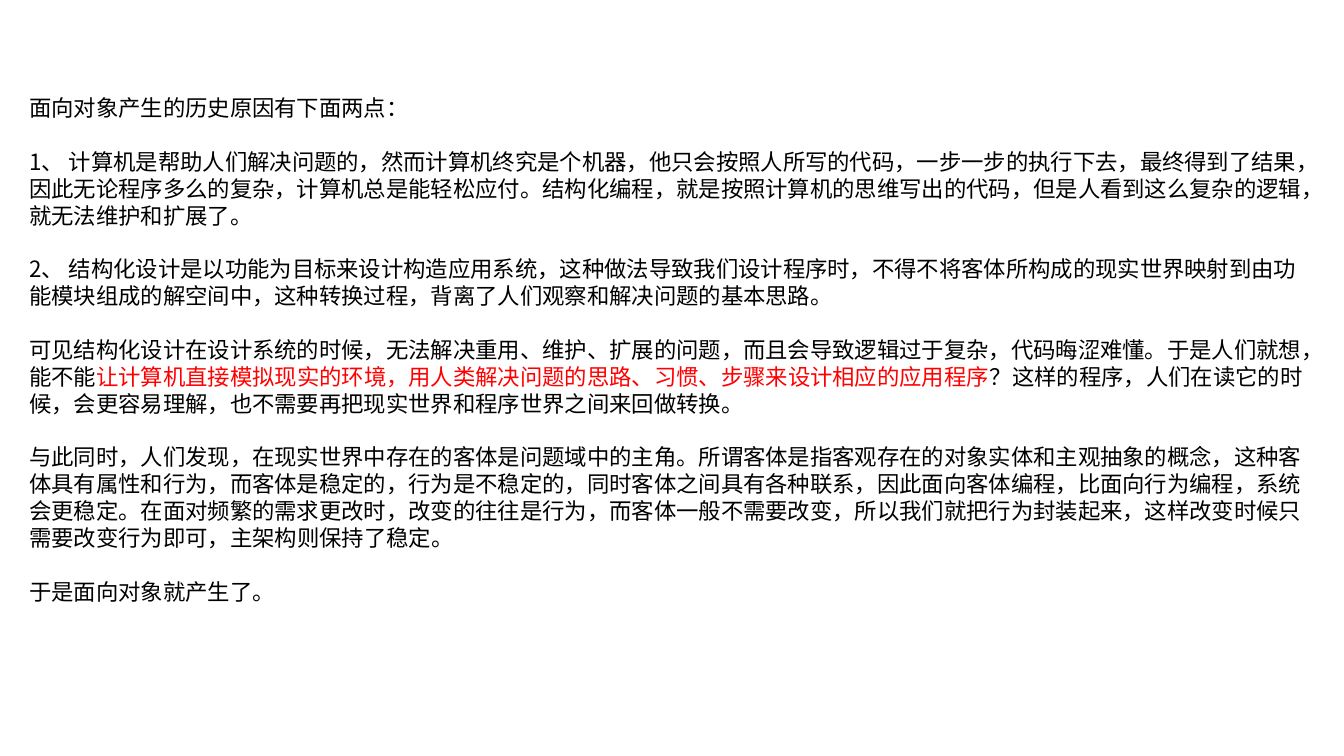
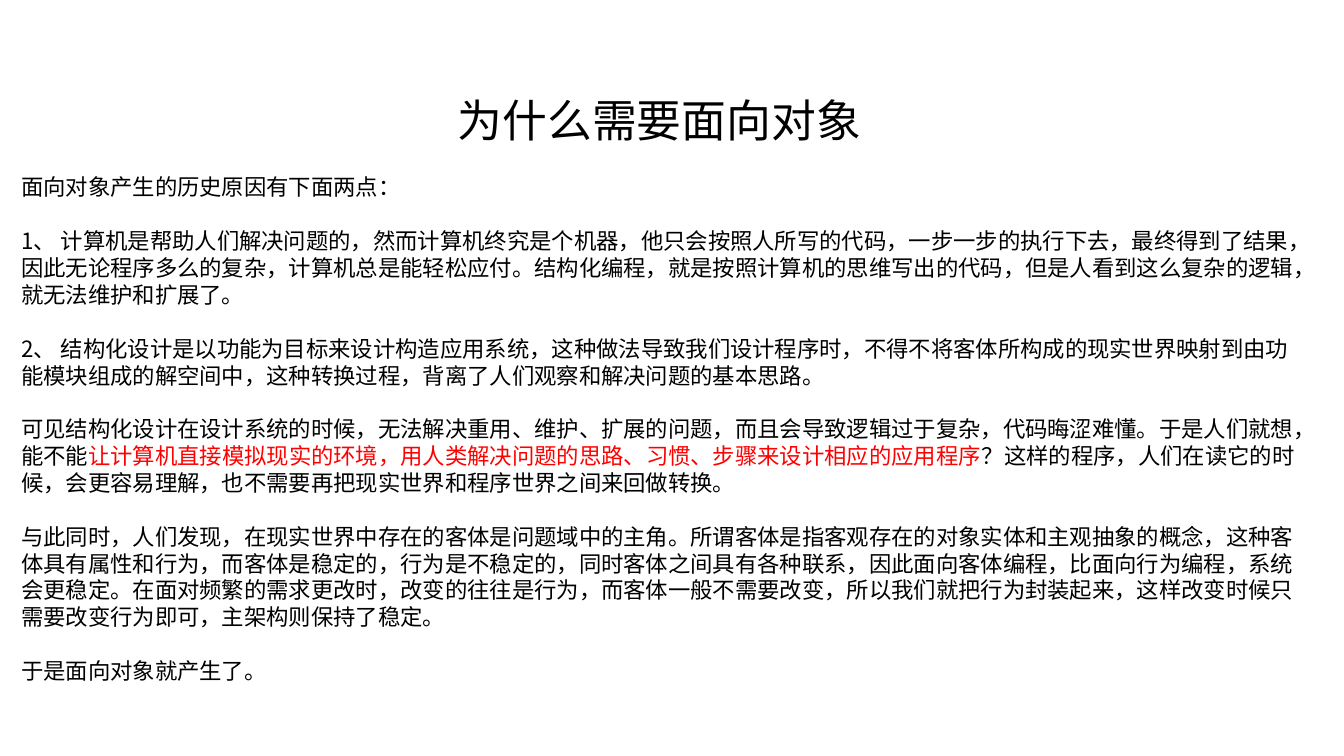
Before and after one commit to linkknown/PPT, a slide deck: slide 2 of 基础PPT/第2章：Java面向对象.pptx (slide 3 before the commit). Drawn at 1344x756 pixels with LibreOffice and Linux fonts; fonts in the diff are those of the drawing; background and template pictures are left out. Boxes give left, top, right and bottom in pixels: in the first picture for what was removed or moved away, otherwise in the second. Text is boxed around its words. In the diff, an @@ line names an element or a change of style, - is before the commit and + after.

Commit message:
面向对象章节优化内容

```diff
--- a/基础PPT/第2章：Java面向对象.pptx
+++ b/基础PPT/第2章：Java面向对象.pptx
@@ text added at <box>458,99,861,141</box>, 32 pt, text #000000 @@
+为什么需要面向对象
@@ text "面向对象产生的历史原因有下面两点：": place and size @@
-text "面向对象产生的历史原因有下面两点：" at <box>29,97,1323,602</box>
+text "面向对象产生的历史原因有下面两点：" at <box>21,176,1315,681</box>
```
Also in this commit, not shown: 6 other slides changed, 2 slides added, 1 slide removed.
